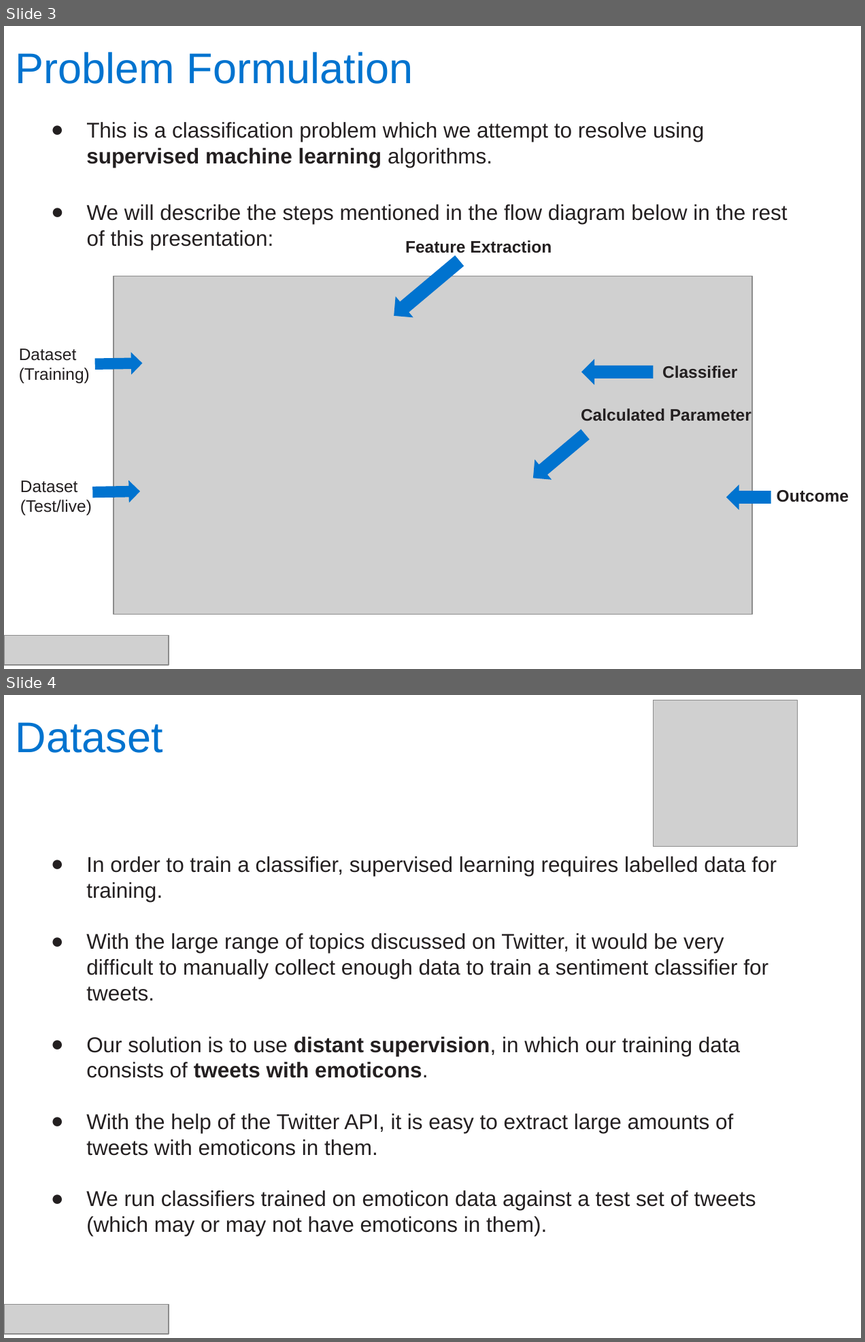
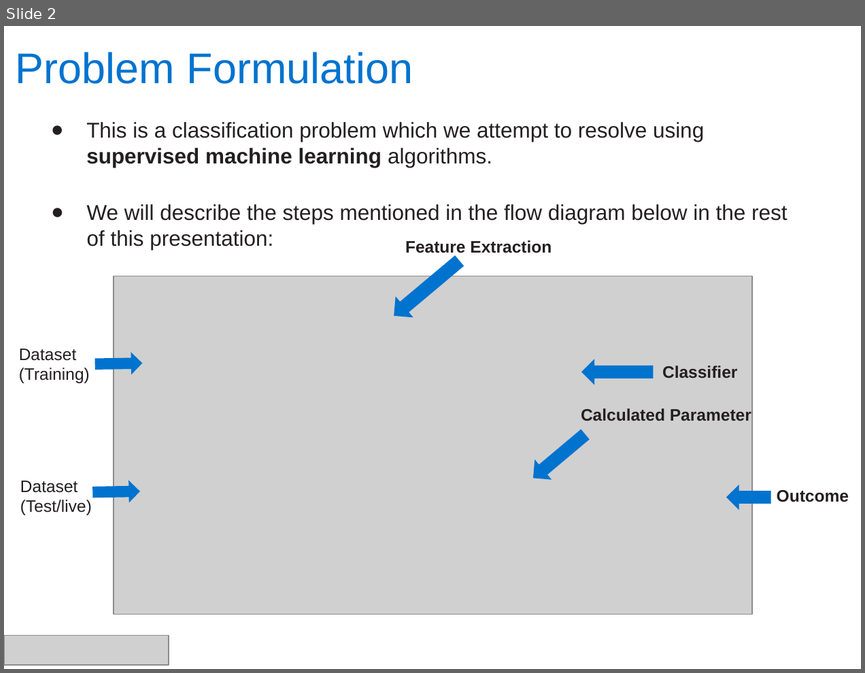
Before and after one commit to Pinak-Chakraborty/NLP-Proj-Spam-Ham, a slide deck: Spam Detection - Naive Bayesian Classifier v1 0.pptx. Shown one above the other, each under a label of ours: slides 3 and 4 before the commit, slide 2 after it. The pictures are 865x1342 and 865x673 pixels, drawn with LibreOffice and Linux fonts; fonts in the diff are those of the drawing; grey boxes stand for pictures; background and template pictures are left out. Boxes give left, top, right and bottom in pixels: in the first picture for what was removed or moved away, otherwise in the second. Text is boxed around its words. In the diff, an @@ line names an element or a change of style, - is before the commit and + after.

```diff
--- a/Spam Detection - Naive Bayesian Classifier v1 0.pptx
+++ b/Spam Detection - Naive Bayesian Classifier v1 0.pptx
@@ slide 4 removed at [4,695,861,1338], background #FFFFFF @@
@@ picture removed at [653,700,798,847] @@
@@ title removed at [16,722,163,753] @@
-Dataset
@@ text removed at [86,856,776,1236] @@
-● In order to train a classiﬁer, supervised learning requires labelled data for training.
-● With the large range of topics discussed on Twitter, it would be very diﬃcult to manually collect enough data to train a sentiment classiﬁer for tweets.
-● Our solution is to use distant supervision, in which our training data consists of tweets with emoticons.
-● With the help of the Twitter API, it is easy to extract large amounts of tweets with emoticons in them.
-● We run classiﬁers trained on emoticon data against a test set of tweets (which may or may not have emoticons in them).
@@ picture removed at [4,1304,169,1334] @@
@@ page number removed at [802,1312,860,1334] @@
-4
@@ what was slide 3 is now slide 2 @@
```
Also in this commit, not shown: 6 slides changed, 5 other slides removed.
